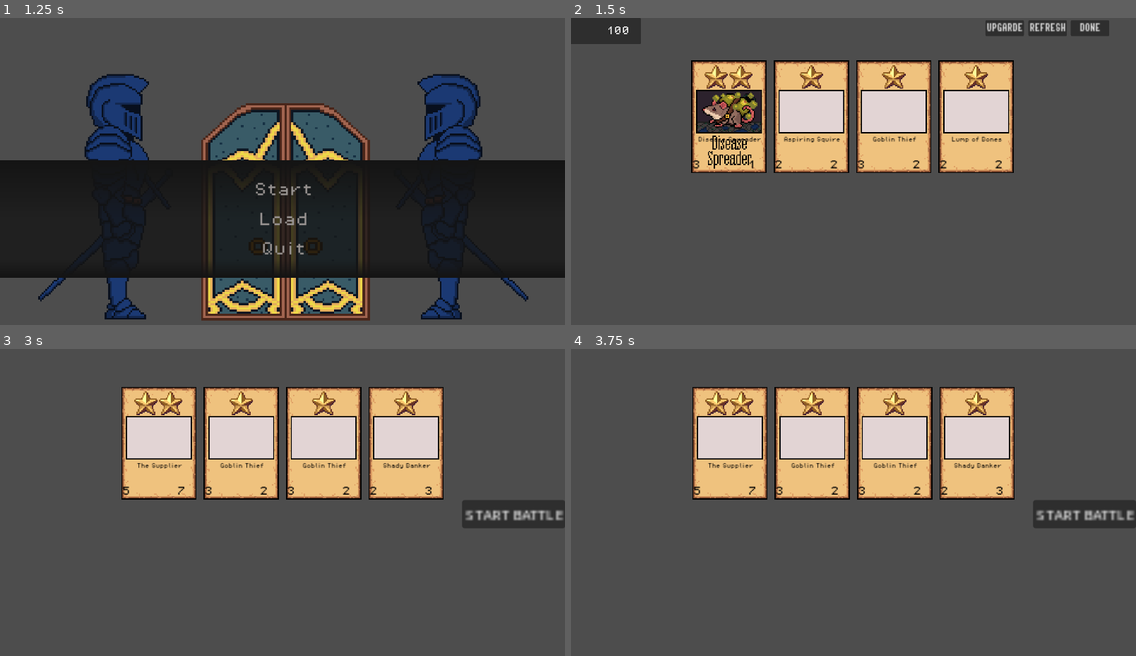
Above: before the commit, frames 1-4 (two rows, left to right).
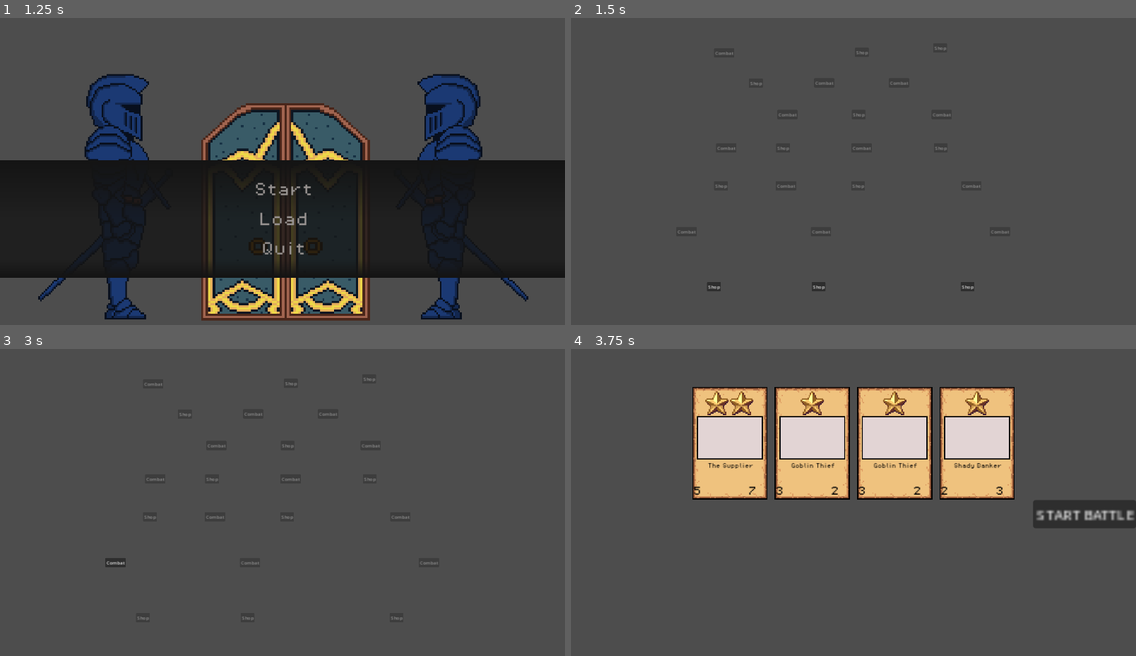
Above: after the commit, the same moments.

Repository: wenyng0526-boop/whateverproject
Game: Godot game, scene res://Scenes/main_menu.tscn
Two runs of this game, one before a commit and one after it. Both use one fixed random seed, a clock stepped at 60 frames per second and the inputs below. The engine's default icon, where the game draws it, is replaced by a stand-in: a white triangle on a blue panel in a dark square.
Inputs (mouse positions are in pixels of both pictures, inside the frame that each line leads up to):
- Up to frame 1 (1.25 s): click (282, 217) at 0.5 s
- Up to frame 2 (1.5 s): click (853, 189) at 1.25 s
- Up to frame 3 (3 s): click (141, 619) at 2 s, where only the run after the commit has a clickable "Shop"; click "DONE" at 2.75 s
- Up to frame 4 (3.75 s): click (684, 563) at 3.5 s, where only the run after the commit has a clickable "Combat"

Frame 1 is identical in both runs. In frame 2, 22% of the frame differs, in the area x 0-96%, y 0-89%; in frame 3, 21%; in frame 4, nothing differs.

Commit message:
Map progression and added reset run function
hand cards are now cleared after loss

Diff:
--- a/Minion Resource/Goblin/elder_goblin.tres
+++ b/Minion Resource/Goblin/elder_goblin.tres
@@ -12,4 +12,3 @@
 image = ExtResource("1_v38gy")
 minon_type = 0
 fusion_tier = 1
-star = 3
--- a/Minion Resource/Rat/disease_spreader.tres
+++ b/Minion Resource/Rat/disease_spreader.tres
@@ -12,4 +12,3 @@
 image = ExtResource("1_odr26")
 minon_type = 1
 fusion_tier = 1
-star = 2
--- a/Scenes/CardUI.tscn
+++ b/Scenes/CardUI.tscn
@@ -2,7 +2,7 @@
 
 [ext_resource type="Script" path="res://Scipts/card.gd" id="1_ywfkn"]
 [ext_resource type="Resource" uid="uid://du5degasdr5q1" path="res://Minion Resource/Goblin/goblin_thief.tres" id="2_puuy4"]
-[ext_resource type="FontFile" uid="uid://d4jftloaibius" path="res://Assets/Fonts/PixelOperator8.ttf" id="3_qojfg"]
+[ext_resource type="FontFile" uid="uid://d4jftloaibius" path="res://Assets/fonts/PixelOperator8.ttf" id="3_qojfg"]
 [ext_resource type="Texture2D" uid="uid://yyckgl138lyv" path="res://Assets/card placeholders/Cost 1 card.png" id="4_5yg2h"]
 
 [sub_resource type="Animation" id="Animation_2qsxy"]
--- a/Scenes/Reward.tscn
+++ b/Scenes/Reward.tscn
@@ -10,7 +10,7 @@
 grow_horizontal = 2
 grow_vertical = 2
 script = ExtResource("1_jg3hf")
-next_scene = "res://Scenes/shop_scene.tscn"
+next_scene = "res://Scenes/map.tscn"
 menu_scene = "res://Scenes/main_menu.tscn"
 failure_menu_scene = "res://Scenes/main_menu.tscn"
 success_continue_button = NodePath("Next_level_button")
@@ -66,7 +66,7 @@
 grow_horizontal = 2
 grow_vertical = 2
 theme_override_font_sizes/font_size = 50
-text = "         Not bad
+text = "         Obliterated!
 You have obtained："
 
 [node name="Success_screen3" type="Label" parent="."]
@@ -84,7 +84,7 @@
 grow_horizontal = 2
 grow_vertical = 2
 theme_override_font_sizes/font_size = 50
-text = "Welcome back, loser.
+text = "          Back again?
 You have obtained："
 
 [node name="Failure_screen" type="Label" parent="."]
@@ -102,9 +102,7 @@
 grow_horizontal = 2
 grow_vertical = 2
 theme_override_font_sizes/font_size = 50
-text = "               What a Loser
-     loser can't get any coins,
-go back and cry to ur mom lah"
+text = "          Your run ends here!"
 
 [node name="Failure_screen2" type="Label" parent="."]
 visible = false
@@ -121,10 +119,9 @@
 grow_horizontal = 2
 grow_vertical = 2
 theme_override_font_sizes/font_size = 50
-text = "Disappointed"
+text = "   Pathetic!"
 
 [node name="Failure_screen3" type="Label" parent="."]
-visible = false
 layout_mode = 1
 anchors_preset = 8
 anchor_left = 0.5
@@ -138,7 +135,7 @@
 grow_horizontal = 2
 grow_vertical = 2
 theme_override_font_sizes/font_size = 50
-text = "Dumbass"
+text = "  Absolutely Wiped!"
 
 [node name="Success_screen(reward)" type="Label" parent="."]
 layout_mode = 1
@@ -163,7 +160,7 @@
 offset_right = 816.0
 offset_bottom = 702.0
 theme_override_font_sizes/font_size = 30
-text = "     defeat enemy :
+text = "Enemies Defeated :
 Remaining cards :
 "
 
--- a/Scenes/combat_scene.tscn
+++ b/Scenes/combat_scene.tscn
@@ -99,6 +99,7 @@
 [node name="ResultLayer" type="CanvasLayer" parent="."]
 
 [node name="Reward_scene" parent="ResultLayer" instance=ExtResource("10_qogxl")]
+visible = false
 
 [node name="HandCenter" type="CenterContainer" parent="."]
 offset_top = 920.0
--- /dev/null
+++ b/Scenes/map.tscn
@@ -0,0 +1,149 @@
+[gd_scene load_steps=2 format=3 uid="uid://bts1pm5edlc0y"]
+
+[ext_resource type="PackedScene" uid="uid://c5r3h7s0140do" path="res://Scenes/map_node.tscn" id="1_j0sno"]
+
+[node name="Map" type="Node2D"]
+
+[node name="10 Shop" parent="." instance=ExtResource("1_j0sno")]
+position = Vector2(462, 900)
+text = "Shop"
+next_nodes = Array[int]([11])
+
+[node name="20 Shop" parent="." instance=ExtResource("1_j0sno")]
+position = Vector2(818, 900)
+text = "Shop"
+next_nodes = Array[int]([21])
+
+[node name="30 Shop" parent="." instance=ExtResource("1_j0sno")]
+position = Vector2(1324, 900)
+text = "Shop"
+next_nodes = Array[int]([31])
+
+[node name="11 Combat" parent="." instance=ExtResource("1_j0sno")]
+position = Vector2(358, 712)
+node_type = 1
+text = "Combat"
+node_index = 11
+next_nodes = Array[int]([12])
+
+[node name="12 Shop" parent="." instance=ExtResource("1_j0sno")]
+position = Vector2(486, 556)
+text = "Shop"
+node_index = 12
+next_nodes = Array[int]([13])
+
+[node name="13 Combat" parent="." instance=ExtResource("1_j0sno")]
+position = Vector2(493, 427)
+node_type = 1
+text = "Combat"
+node_index = 13
+next_nodes = Array[int]([27])
+
+[node name="14 Shop" parent="." instance=ExtResource("1_j0sno")]
+position = Vector2(605, 206)
+text = "Shop"
+node_index = 14
+next_nodes = Array[int]([15])
+
+[node name="15 Combat" parent="." instance=ExtResource("1_j0sno")]
+position = Vector2(486, 103)
+node_type = 1
+text = "Combat"
+node_index = 15
+
+[node name="21 Combat" parent="." instance=ExtResource("1_j0sno")]
+position = Vector2(815, 712)
+node_type = 1
+text = "Combat"
+node_index = 21
+next_nodes = Array[int]([22, 23])
+
+[node name="22 Shop" parent="." instance=ExtResource("1_j0sno")]
+position = Vector2(952, 556)
+text = "Shop"
+node_index = 22
+next_nodes = Array[int]([24])
+
+[node name="23 Combat" parent="." instance=ExtResource("1_j0sno")]
+position = Vector2(696, 556)
+node_type = 1
+text = "Combat"
+node_index = 23
+next_nodes = Array[int]([25])
+
+[node name="24 Combat" parent="." instance=ExtResource("1_j0sno")]
+position = Vector2(953, 427)
+node_type = 1
+text = "Combat"
+node_index = 24
+next_nodes = Array[int]([26])
+
+[node name="25 Shop" parent="." instance=ExtResource("1_j0sno")]
+position = Vector2(697, 427)
+text = "Shop"
+node_index = 25
+next_nodes = Array[int]([27])
+
+[node name="26 Shop" parent="." instance=ExtResource("1_j0sno")]
+position = Vector2(954, 313)
+text = "Shop"
+node_index = 26
+next_nodes = Array[int]([28, 35])
+
+[node name="27 Combat" parent="." instance=ExtResource("1_j0sno")]
+position = Vector2(701, 313)
+node_type = 1
+text = "Combat"
+node_index = 27
+next_nodes = Array[int]([28])
+
+[node name="28 Combat" parent="." instance=ExtResource("1_j0sno")]
+position = Vector2(826, 205)
+node_type = 1
+text = "Combat"
+node_index = 28
+next_nodes = Array[int]([29])
+
+[node name="29 Shop" parent="." instance=ExtResource("1_j0sno")]
+position = Vector2(965, 101)
+text = "Shop"
+node_index = 29
+
+[node name="31 Combat" parent="." instance=ExtResource("1_j0sno")]
+position = Vector2(1423, 712)
+node_type = 1
+text = "Combat"
+node_index = 31
+next_nodes = Array[int]([32])
+
+[node name="32 Combat" parent="." instance=ExtResource("1_j0sno")]
+position = Vector2(1326, 556)
+node_type = 1
+text = "Combat"
+node_index = 32
+next_nodes = Array[int]([33])
+
+[node name="33 Shop" parent="." instance=ExtResource("1_j0sno")]
+position = Vector2(1233, 427)
+text = "Shop"
+node_index = 33
+next_nodes = Array[int]([34])
+
+[node name="34 Combat" parent="." instance=ExtResource("1_j0sno")]
+position = Vector2(1225, 313)
+node_type = 1
+text = "Combat"
+node_index = 34
+next_nodes = Array[int]([35])
+
+[node name="35 Combat" parent="." instance=ExtResource("1_j0sno")]
+position = Vector2(1080, 205)
+node_type = 1
+text = "Combat"
+node_index = 35
+next_nodes = Array[int]([29])
+
+[node name="36 Shop" parent="." instance=ExtResource("1_j0sno")]
+position = Vector2(1231, 86)
+text = "Shop"
+node_index = 36
--- /dev/null
+++ b/Scenes/map_node.tscn
@@ -0,0 +1,13 @@
+[gd_scene load_steps=2 format=3 uid="uid://c5r3h7s0140do"]
+
+[ext_resource type="Script" path="res://Scipts/map_node.gd" id="1_cpk8c"]
+
+[node name="MapNode" type="Node2D"]
+script = ExtResource("1_cpk8c")
+
+[node name="Button" type="Button" parent="."]
+offset_right = 8.0
+offset_bottom = 8.0
+text = "Thing"
+
+[connection signal="pressed" from="Button" to="." method="_on_button_pressed"]
--- a/Scenes/shop_scene.tscn
+++ b/Scenes/shop_scene.tscn
@@ -3,9 +3,9 @@
 [ext_resource type="PackedScene" uid="uid://v8ivyevagaw0" path="res://Scenes/CardUI.tscn" id="1_oql1m"]
 [ext_resource type="Script" path="res://Scipts/shop_manager.gd" id="1_s0dvk"]
 [ext_resource type="Resource" uid="uid://b05y0n3q37vtn" path="res://Other resource/shop_card.tres" id="3_inuco"]
-[ext_resource type="FontFile" uid="uid://e2g4j1nu4f4l" path="res://Assets/Fonts/PixelOperator8-Bold.ttf" id="4_a2dmr"]
+[ext_resource type="FontFile" uid="uid://e2g4j1nu4f4l" path="res://Assets/fonts/PixelOperator8-Bold.ttf" id="4_a2dmr"]
 [ext_resource type="Script" path="res://Scipts/currency_ui.gd" id="5_nrsk7"]
-[ext_resource type="FontFile" uid="uid://d4jftloaibius" path="res://Assets/Fonts/PixelOperator8.ttf" id="6_vi0a5"]
+[ext_resource type="FontFile" uid="uid://d4jftloaibius" path="res://Assets/fonts/PixelOperator8.ttf" id="6_vi0a5"]
 
 [node name="Shop Scene" type="Node2D" node_paths=PackedStringArray("card_container", "player_container", "hand_container", "confirm_panel", "confirm_label")]
 script = ExtResource("1_s0dvk")
--- a/Scipts/game_state.gd
+++ b/Scipts/game_state.gd
@@ -13,7 +13,7 @@
 const MAX_SHOP_LEVEL = 3
 const SHOP_SLOTS = [4, 5, 6]        # index 0 = level 1, index 1 = level 2, index 2 = level 3
 const SHOP_MAX_COST = [2, 3, 4]     # highest star card allowed at each level
-const SHOP_UPGRADE_COST = [10, 30]    # [0] = cost to go 1→2, [1] = cost to go 2→3
+const SHOP_UPGRADE_COST = [10, 20]    # [0] = cost to go 1→2, [1] = cost to go 2→3
 signal currency_changed(new_amount: int)
 
 var win_count: int = 0
@@ -28,6 +28,19 @@
 var combat_mode: CombatMode = CombatMode.NORMAL
 var current_wave: int = 1
 
+#map progression nodes
+var current_node: int = 0
+var available_nodes: Array[int] = [0]
+var completed_nodes: Array[int] = []
+var current_next_nodes: Array[int] = []
+
+func complete_node():
+	if current_node not in completed_nodes:
+		completed_nodes.append(current_node)
+	available_nodes.clear()
+	for next_index in current_next_nodes:
+		if next_index not in completed_nodes and next_index not in available_nodes:
+			available_nodes.append(next_index)
 
 func check_for_duplicate():
 	var fusion_happened := true
@@ -67,7 +80,10 @@
 		"current_wave": current_wave,
 		"resume_scene": resume_scene,
 		"hand_cards": [],
-		"deployed_cards": []
+		"deployed_cards": [],
+		"current_node": current_node,
+		"available_nodes": available_nodes,
+		"completed_nodes": completed_nodes,
 	}
 
 	# Save every hand card as its own Resource
@@ -103,6 +119,14 @@
 	currency = int(save_data["currency"])
 	win_count = int(save_data["win_count"])
 	current_wave = int(save_data["current_wave"])
+	#Load map progression
+	current_node = int(save_data.get("current_node", 0))
+	available_nodes.clear()
+	for node_index in save_data.get("available_nodes", [0]):
+		available_nodes.append(int(node_index))
+	completed_nodes.clear()
+	for node_index in save_data.get("completed_nodes", []):
+		completed_nodes.append(int(node_index))
 
 	hand_cards.clear()
 	deployed_cards.clear()
@@ -152,3 +176,21 @@
 	dir.list_dir_end()
 
 	print("ALL SAVE FILES DELETED")
+
+func reset_run():
+	hand_cards.clear()
+	deployed_cards.clear()
+
+	current_node = 0
+	available_nodes = [0]
+	completed_nodes.clear()
+	current_next_nodes.clear()
+
+	currency = 100 #rmb to change this tooooo
+	win_count = 0
+	current_wave = 1
+	shop_level = 1
+
+	delete_save_game()
+
+	print("NEW RUN STARTED")
--- a/Scipts/main_menu.gd
+++ b/Scipts/main_menu.gd
@@ -49,7 +49,8 @@
 
 #button way
 func _on_start_button_pressed() -> void:
-	get_tree().change_scene_to_file("res://Scenes/shop_scene.tscn")
+	GameState.reset_run()
+	get_tree().change_scene_to_file("res://Scenes/map.tscn")
 
 func _on_load_button_pressed() -> void:
 	if not can_interact():
--- /dev/null
+++ b/Scipts/map_node.gd
@@ -0,0 +1,28 @@
+extends Node2D
+
+enum NodeType { SHOP, COMBAT }
+
+@export var node_type: NodeType
+@export var text: String
+@export var node_index: int = 0
+
+@export var next_nodes: Array[int] = []
+
+@onready var button: Button = $Button
+
+func _ready() -> void:
+	button.disabled = (
+		node_index not in GameState.available_nodes
+		or node_index in GameState.completed_nodes
+	)
+	button.pressed.connect(_on_button_pressed)
+	$Button.text = text
+
+func _on_button_pressed() -> void:
+	GameState.current_node = node_index
+	GameState.current_next_nodes = next_nodes
+	match node_type:
+		NodeType.SHOP :
+			get_tree().change_scene_to_file("res://Scenes/shop_scene.tscn")
+		NodeType.COMBAT :
+			get_tree().change_scene_to_file("res://Scenes/combat_scene.tscn")
--- a/Scipts/reward.gd
+++ b/Scipts/reward.gd
@@ -98,11 +98,13 @@
 
 func _on_continue_button_pressed() -> void:
 	if next_scene != "":
+		GameState.complete_node()
+		GameState.save_game("res://Scenes/map.tscn")
 		get_tree().change_scene_to_file(next_scene)
 
 func _menu_button_pressed() -> void:
+	GameState.complete_node()
 	GameState.save_game(next_scene)
-
 	if menu_scene != "":
 		get_tree().change_scene_to_file(menu_scene)
 
--- a/Scipts/shop_manager.gd
+++ b/Scipts/shop_manager.gd
@@ -100,7 +100,9 @@
 
 #done button
 func _on_done_button_pressed() -> void:
-	get_tree().change_scene_to_file("res://Scenes/combat_scene.tscn")
+	GameState.complete_node()
+	GameState.save_game("res://Scenes/map.tscn")
+	get_tree().change_scene_to_file("res://Scenes/map.tscn")
 
 #sell shet
 func _on_hand_card_clicked(card: CardUI) -> void:
Not shown, changed: Assets/Fonts/PixelOperator8-Bold.ttf.import
Not shown, changed: Assets/Fonts/PixelOperator8.ttf.import
Not shown: 1 places in Scenes/main_menu.tscn that only renumber resources
